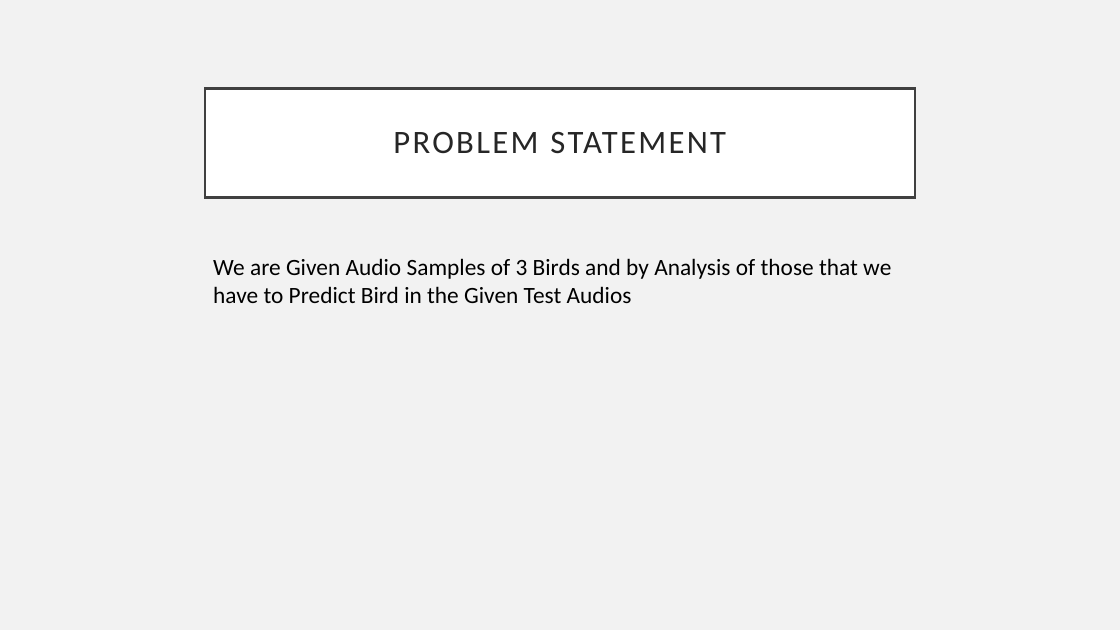
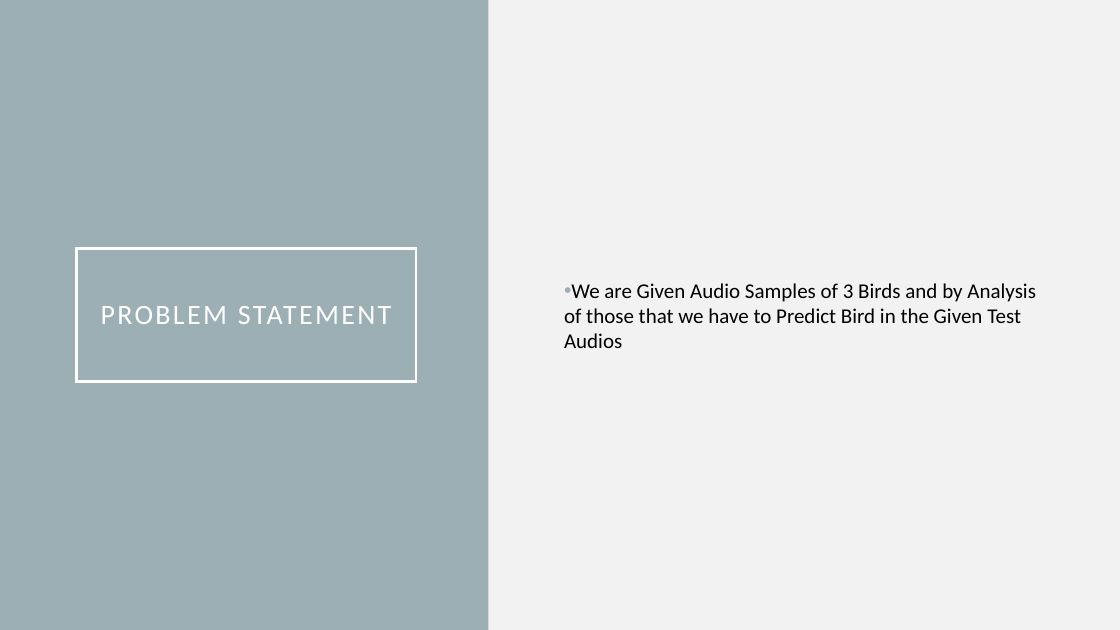
Before and after one commit to houleux/sp-project, a slide deck: slide 3 of SP ppt.pptx. Drawn at 1120x630 pixels with LibreOffice and Linux fonts; fonts in the diff are those of the drawing. Boxes give left, top, right and bottom in pixels: in the first picture for what was removed or moved away, otherwise in the second. Text is boxed around its words. In the diff, an @@ line names an element or a change of style, - is before the commit and + after.

```diff
--- a/SP ppt.pptx
+++ b/SP ppt.pptx
@@ background #F2F2F2 to #9BAFB5 @@
@@ rectangle added at (x1=488, y1=0, x2=1120, y2=630), fill #F2F2F2 @@
@@ text "We are Given Audio Samples ..." moved from (x1=213, y1=258, x2=891, y2=303) to (x1=564, y1=283, x2=1036, y2=348) @@
@@ text "We are Given Audio Samples ..." at (x1=564, y1=283, x2=1036, y2=348): size 20 to 18 pt; bullet none to •; more space between paragraphs; vertical alignment top to middle @@
@@ title "PROBLEM STATEMENT" resized from (x1=205, y1=88, x2=915, y2=197) to (x1=76, y1=249, x2=417, y2=381) @@
@@ title "PROBLEM STATEMENT" at (x1=76, y1=249, x2=417, y2=381): size 28 to 24 pt, text colour #262626 to #FFFFFF; fill #FFFFFF to none; outline #404040 2.5 pt to #FFFFFF 2.5 pt @@
```
Also in this commit, not shown: 1 other slide changed, 1 slide added, 1 other file.
